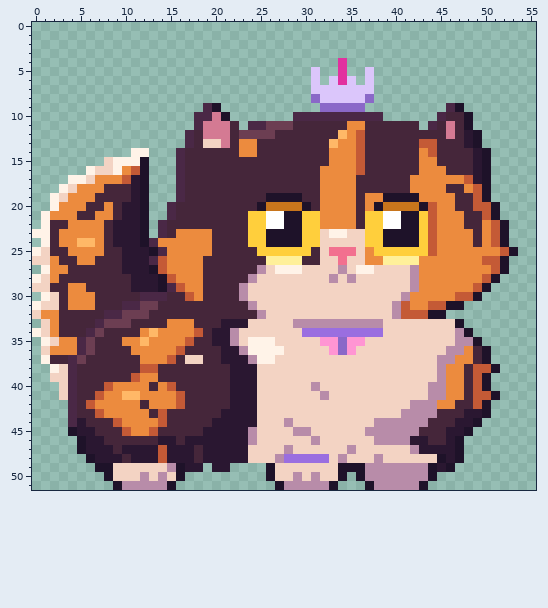
Two states of a pixel-art file, assets/source/characters/donut/donut_h48.ase. This is how it looked before the edit.
56x52 pixels, 1 frame.
New version:
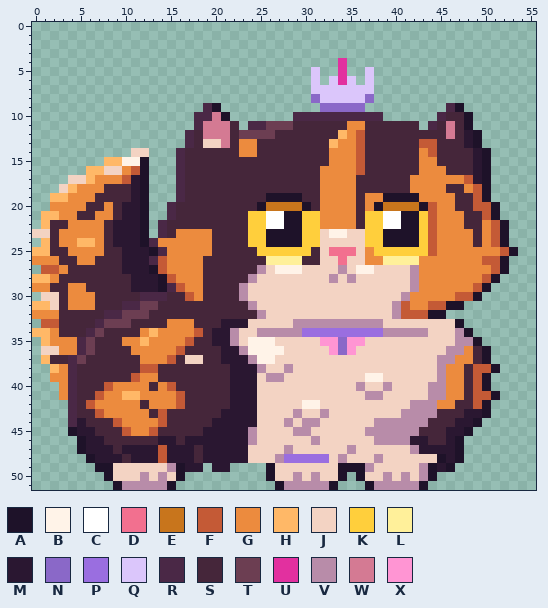
Palette (. is transparent): A #1e1229  B #fff3e8  C #ffffff  D #f2708f  E #c8751c  F #c45a36  G #ec8b3e  H #ffb867  J #f3d3c3  K #ffcf3c  L #fff09a  M #2a1731  N #8a68c8  P #9a6ee0  Q #dbc6fb  R #4a2846  S #45263a  T #6c3e52  U #e2309f  V #b88ca9  W #d47a93  X #ff95d3
From old to new:
{"where": "layers \"body\", \"tail\""}
{"y":14,"x":11,"old":"BB","new":"JJ"}
{"y":15,"x":8,"old":"JB","new":"HH"}
{"y":16,"x":6,"old":"BJ","new":"HH"}
{"y":16,"x":9,"old":"B","new":"J"}
{"y":17,"x":4,"old":"BBJ","new":"JJH"}
{"y":18,"x":3,"old":"BJ","new":"JH"}
{"y":19,"x":2,"old":"BJ","new":"HH"}
{"y":20,"x":2,"old":"B","new":"G"}
{"y":21,"x":1,"old":"BG","new":"HH"}
{"y":22,"x":1,"old":"B","new":"H"}
{"y":23,"x":0,"old":"BB","new":"JJ"}
{"y":24,"x":1,"old":"B","new":"H"}
{"y":25,"x":0,"old":"BJ","new":"HH"}
{"y":26,"x":0,"old":"JJ","new":"GG"}
{"y":27,"x":1,"old":"BG","new":"FF"}
{"y":28,"x":0,"old":"BJ","new":"HH"}
{"y":29,"x":0,"old":"JJ","new":"GG"}
{"y":30,"x":1,"old":"B","new":"J"}
{"y":31,"x":0,"old":"BJ","new":"HH"}
{"y":32,"x":0,"old":"J","new":"G"}
{"y":33,"x":1,"old":"JG","new":"FF"}
{"y":34,"x":0,"old":"BJ","new":"HH"}
{"y":34,"x":25,"old":"JJJJJ","new":"VVVVV"}
{"y":34,"x":39,"old":"JJJJJ","new":"VVVVV"}
{"y":35,"x":1,"old":"BJ","new":"HG"}
{"y":36,"x":2,"old":"G","new":"J"}
{"y":37,"x":1,"old":"B","new":"H"}
{"y":38,"x":2,"old":"BJ","new":"HG"}
{"y":38,"x":25,"old":"J","new":"V"}
{"y":38,"x":28,"old":"J","new":"V"}
{"y":39,"x":2,"old":"JJ","new":"GG"}
{"y":39,"x":26,"old":"JJ","new":"VV"}
{"y":39,"x":37,"old":"JJ","new":"BB"}
{"y":40,"x":3,"old":"J","new":"G"}
{"y":40,"x":31,"old":"V","new":"J"}
{"y":40,"x":36,"old":"J","new":"V"}
{"y":40,"x":39,"old":"J","new":"V"}
{"y":41,"x":3,"old":"J","new":"G"}
{"y":41,"x":32,"old":"V","new":"J"}
{"y":41,"x":37,"old":"JJ","new":"VV"}
{"y":42,"x":30,"old":"JJ","new":"BB"}
{"y":43,"x":29,"old":"J","new":"V"}
{"y":43,"x":32,"old":"J","new":"V"}
{"y":44,"x":30,"old":"JJ","new":"VV"}
{"y":49,"x":38,"old":"VVVVV","new":"JJJJJ"}
{"y":50,"x":37,"old":"VV","new":"JJ"}
{"y":50,"x":40,"old":"V","new":"J"}
{"y":50,"x":42,"old":"V","new":"J"}
{"label":"changed","picture_box":[32,148,149,400]}
{"label":"changed","picture_box":[257,328,329,427]}
{"label":"changed","picture_box":[383,328,428,337]}
{"label":"changed","picture_box":[356,373,392,400]}
{"label":"changed","picture_box":[365,463,419,481]}
